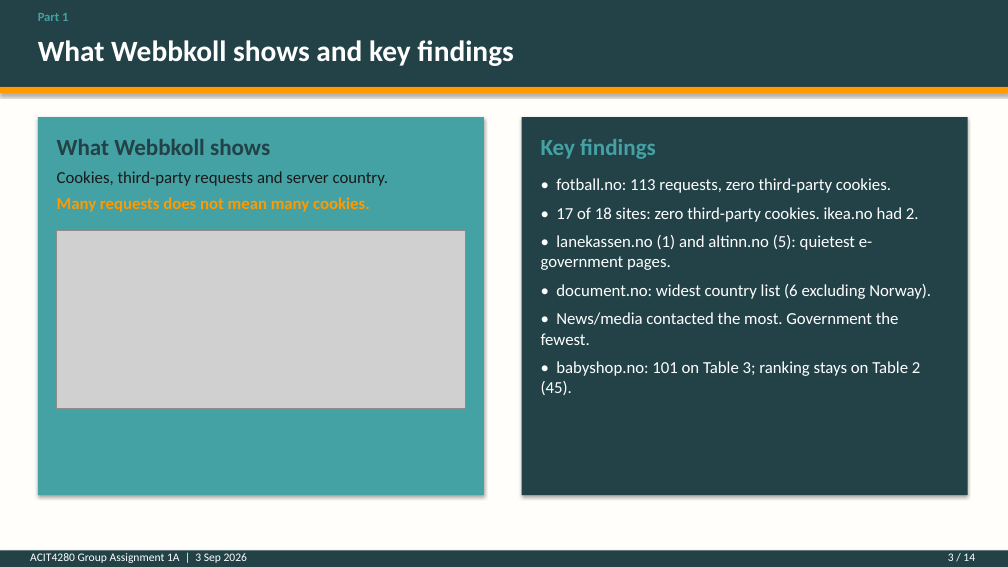
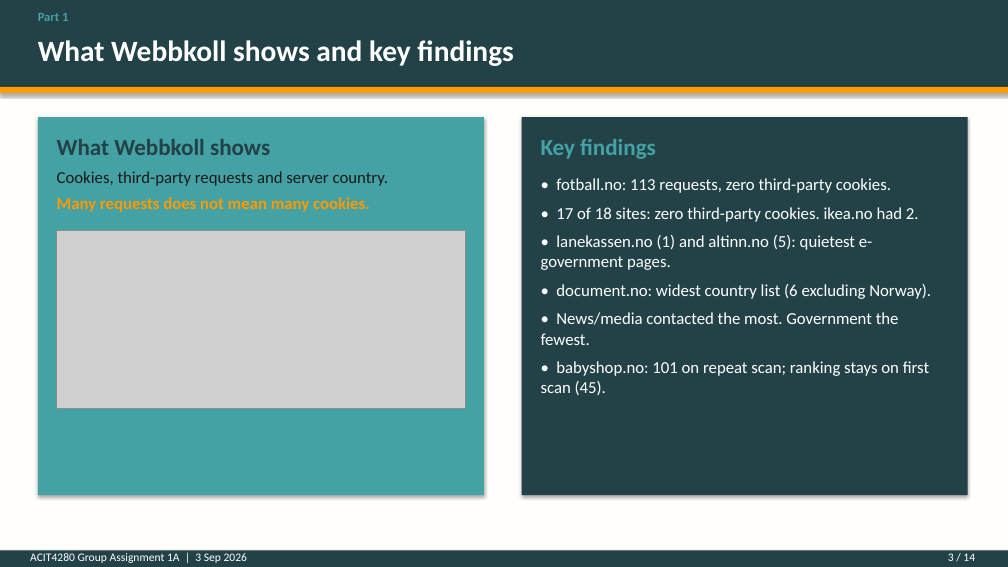
Before and after one commit to kasa031/Bacheloroppgave, a slide deck: slide 3 of ACIT4280_1A_presentation.pptx. Drawn at 1008x567 pixels with LibreOffice and Linux fonts; fonts in the diff are those of the drawing; grey boxes stand for pictures. Boxes give left, top, right and bottom in pixels: in the first picture for what was removed or moved away, otherwise in the second. Text is boxed around its words. In the diff, an @@ line names an element or a change of style, - is before the commit and + after.

```diff
--- a/ACIT4280_1A_presentation.pptx
+++ b/ACIT4280_1A_presentation.pptx
@@ text at (x1=541, y1=361, x2=929, y2=395): text changed @@
-• babyshop.no: 101 on Table 3; ranking stays on Table 2 (45).
+• babyshop.no: 101 on repeat scan; ranking stays on first scan (45).
```
Also in this commit, not shown: 4 other slides changed, 4 other files.
